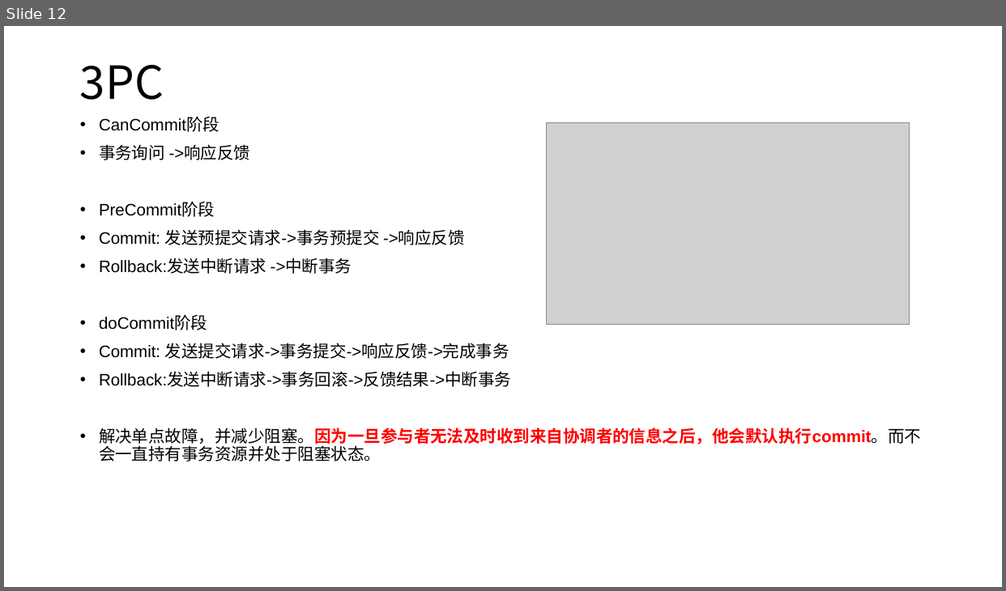
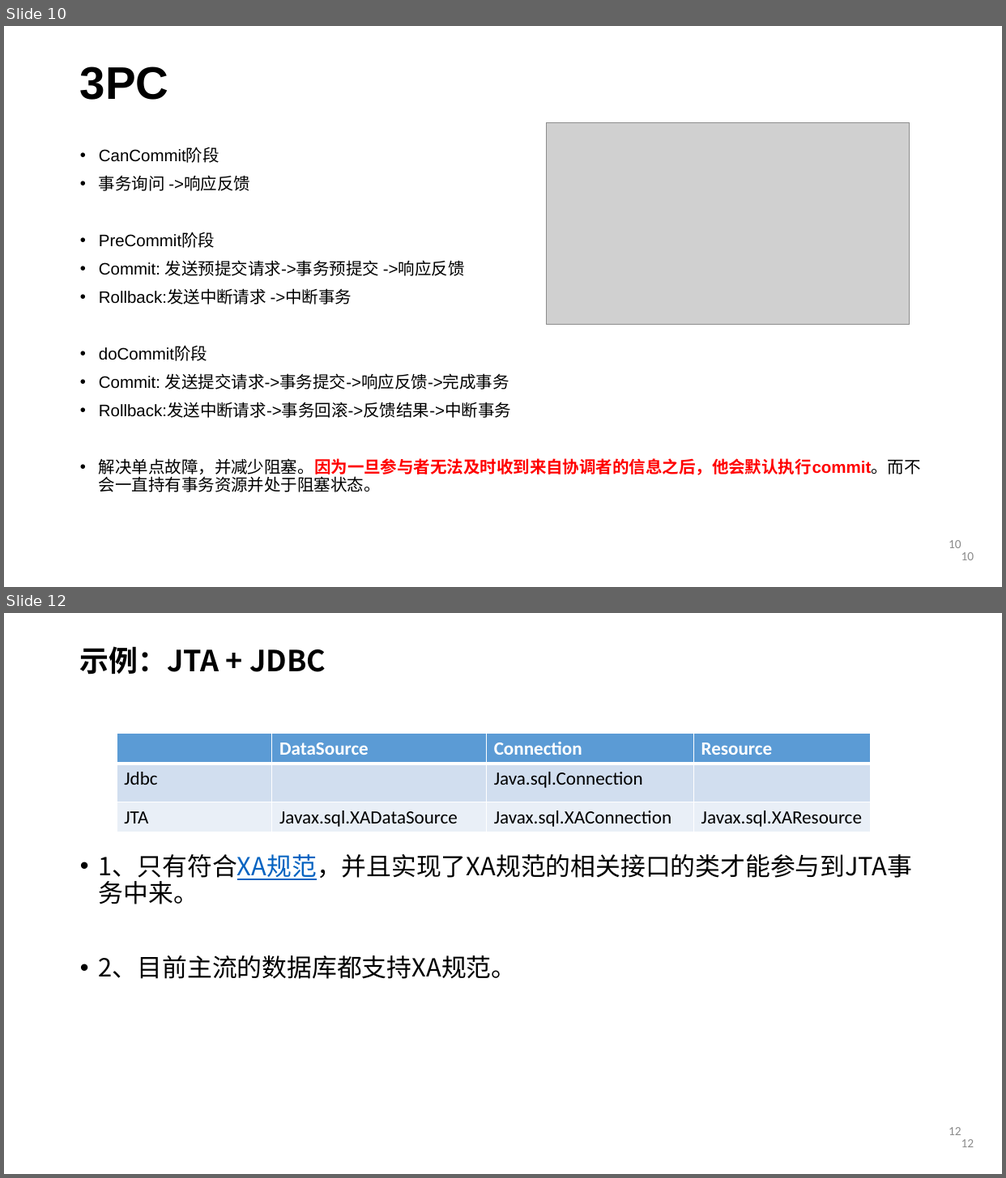
Before and after one commit to courage89/xa_presentation, a slide deck: 分布式事务.pptx. Shown one above the other, each under a label of ours: slide 12 before the commit, slides 10 and 12 after it; the slides between them are not shown. The pictures are 1006x591 and 1006x1178 pixels, drawn with LibreOffice and Linux fonts; fonts in the diff are those of the drawing; grey boxes stand for pictures; background and template pictures are left out. Boxes give left, top, right and bottom in pixels: in the first picture for what was removed or moved away, otherwise in the second. Text is boxed around its words. In the diff, an @@ line names an element or a change of style, - is before the commit and + after.

Commit message:
分布式事务ppt

```diff
--- a/分布式事务.pptx
+++ b/分布式事务.pptx
@@ slide 12 added at bbox=[4, 613, 1002, 1174], background picture (left out); not listed: 2 template elements that a slide beside it also shows @@
@@ title added at bbox=[80, 646, 326, 675], 28 pt, text #000000, bold @@
+示例：JTA + JDBC
@@ table added at bbox=[117, 734, 871, 833], 3 rows, 4 columns @@
+ | DataSource | Connection | Resource
+Jdbc |  | Java.sql.Connection | 
+JTA | Javax.sql.XADataSource | Javax.sql.XAConnection | Javax.sql.XAResource
@@ text added at bbox=[99, 854, 913, 979], 24 pt, text #000000 @@
+• 1、只有符合XA规范，并且实现了XA规范的相关接口的类才能参与到JTA事务中来。
+• 2、目前主流的数据库都支持XA规范。
@@ what was slide 12 is now slide 10 @@
@@ slide 10 changed as well @@
@@ title "3PC" at bbox=[80, 66, 169, 100]: font Noto Sans CJK SC to Arial, bold on; vertical alignment middle to top @@
@@ text "CanCommit阶段": place and size @@
-text "CanCommit阶段" at bbox=[99, 118, 921, 462]
+text "CanCommit阶段" at bbox=[99, 148, 921, 493]
@@ page number added at bbox=[948, 540, 961, 548], 12 pt, text #8C8C8C @@
+10
@@ page number added at bbox=[961, 552, 974, 561], 12 pt, text #8C8C8C @@
+10
```
Also in this commit, not shown: 11 other slides changed, 3 other slides added, 10 slides removed.
